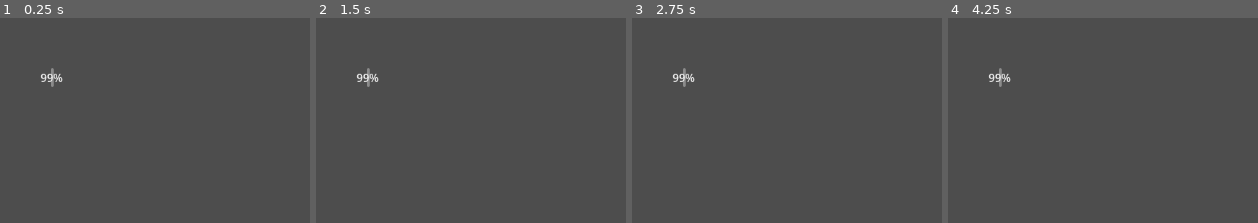
Above: before the commit, frames 1-4 (left to right).
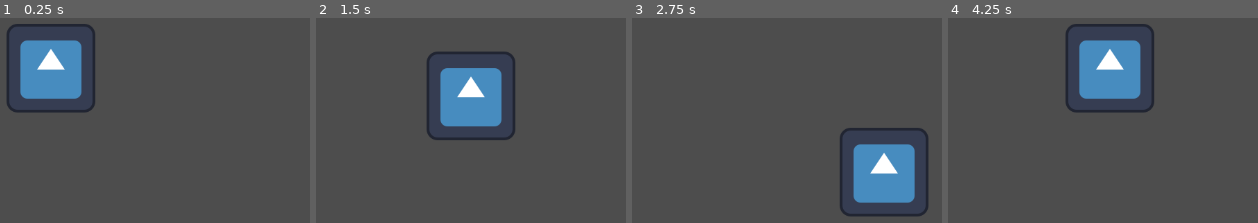
Above: after the commit, the same moments.

Repository: zwack32/Curious-Wilds
Game: Godot game, scene res://Scenes/test_scene.tscn
Two runs of this game, one before a commit and one after it. Both use one fixed random seed, a clock stepped at 60 frames per second and the inputs below. The engine's default icon, where the game draws it, is replaced by a stand-in: a white triangle on a blue panel in a dark square.
Inputs:
- Up to frame 1 (0.25 s): no input
- Up to frame 2 (1.5 s): tap Enter at 0.5 s; hold Right (ui_right) 0.53-1.28 s; hold Down (ui_down) from 1.28 s (still down)
- Up to frame 3 (2.75 s): release Down (ui_down) at 2.03 s; hold Right (ui_right) from 2.03 s (still down)
- Up to frame 4 (4.25 s): release Right (ui_right) at 2.78 s; hold Up (ui_up) 2.78-3.53 s; hold Left (ui_left) from 3.53 s (still down)

The runs differ from the first frame. In frame 1, 7.3% of the frame differs, in the area x 2-31%, y 2-47%; in frame 2, 7.5%; in frame 3, 7.5%; in frame 4, 7.6%, in the area x 13-67%, y 2-47%.

Commit message:
added movement code and sprite

Diff:
--- a/Scenes/test_scene.tscn
+++ b/Scenes/test_scene.tscn
@@ -1,6 +1,9 @@
-[gd_scene load_steps=2 format=3 uid="uid://dc6owxn1fxcli"]
+[gd_scene load_steps=4 format=3 uid="uid://dc6owxn1fxcli"]
 
 [ext_resource type="Script" path="res://Scripts/Player.gd" id="1_1pgea"]
+[ext_resource type="Texture2D" uid="uid://bg6idsj2dl8e3" path="res://icon.svg" id="2_h1jiq"]
+
+[sub_resource type="CircleShape2D" id="CircleShape2D_0ndem"]
 
 [node name="TestScene" type="Node2D"]
 position = Vector2(431, 185)
@@ -14,3 +17,9 @@
 max_value = 2000.0
 fill_mode = 2
 metadata/_edit_use_anchors_ = true
+
+[node name="CollisionShape2D" type="CollisionShape2D" parent="Player"]
+shape = SubResource("CircleShape2D_0ndem")
+
+[node name="Sprite2D" type="Sprite2D" parent="Player"]
+texture = ExtResource("2_h1jiq")
--- a/Scripts/player.gd
+++ b/Scripts/player.gd
@@ -6,9 +6,11 @@
 var water = 800
 var energy = 2000
 
+var speed = 200
+
 @onready var energy_bar = $Energy_Bar
 
-#move to other script ASAP
+#move to another script ASAP
 var time = 0 #midnight
 
 # Called when the node enters the scene tree for the first time.
@@ -22,7 +24,19 @@
 	energy_bar.value = energy
 
 func move(delta):
-	pass
+	velocity = Vector2.ZERO
+
+	if Input.is_action_pressed("ui_up"):
+		velocity.y -= 1
+	if Input.is_action_pressed("ui_down"):
+		velocity.y += 1
+	if Input.is_action_pressed("ui_left"):
+		velocity.x -= 1
+	if Input.is_action_pressed("ui_right"):
+		velocity.x += 1
+
+	position += velocity.normalized() * speed * delta
+
 
 func check_vitals(delta):
 	time += delta
